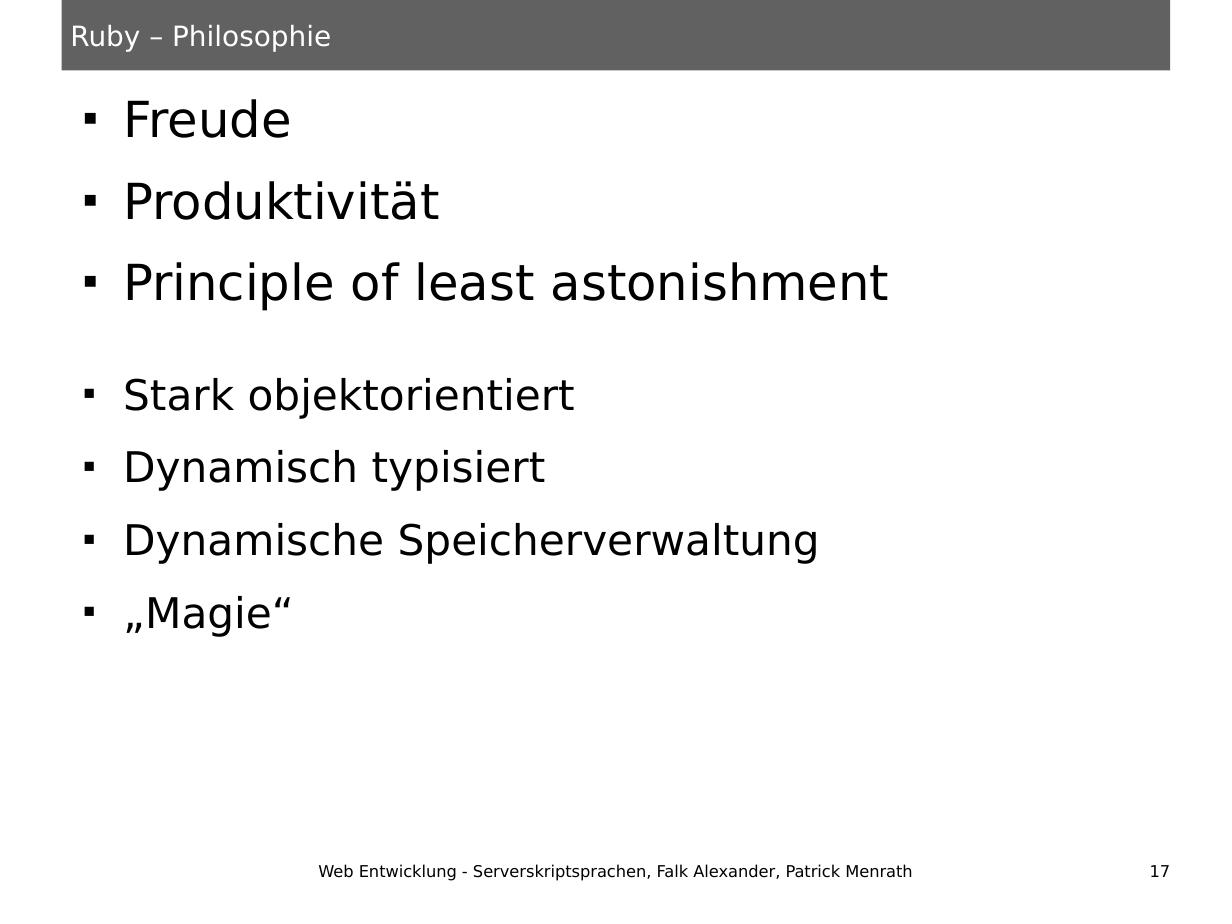
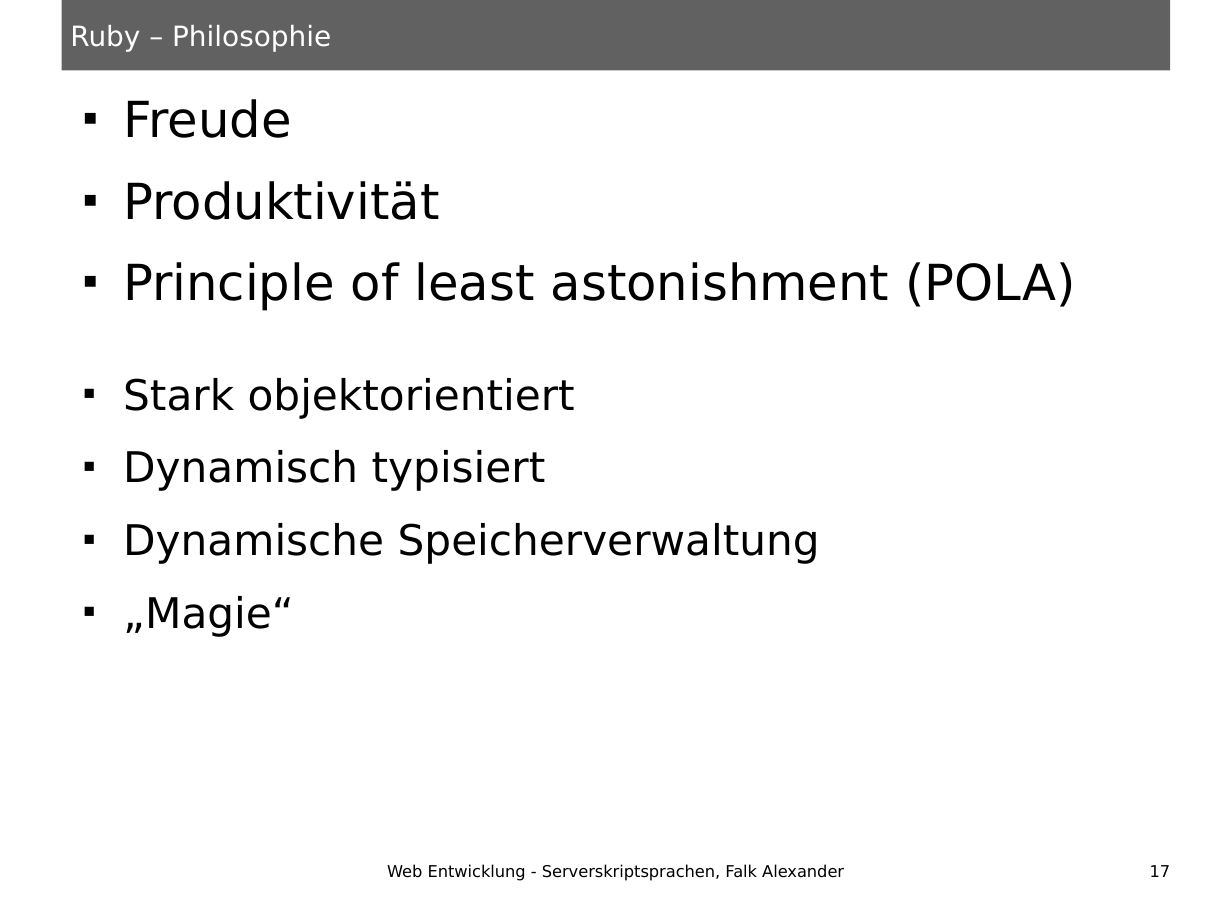
Before and after one commit to ungeziefer9488/HSA-SWS-SoSe13-Serverskriptsprachen, a slide deck: slide 17 of Vortrag.odp. Drawn at 1232x924 pixels with LibreOffice and Linux fonts; fonts in the diff are those of the drawing. Boxes give left, top, right and bottom in pixels: in the first picture for what was removed or moved away, otherwise in the second. Text is boxed around its words. In the diff, an @@ line names an element or a change of style, - is before the commit and + after.

```diff
--- a/Vortrag.odp
+++ b/Vortrag.odp
@@ text at <box>123,262,1076,311</box>: text changed @@
-■ Principle of least astonishment
+■ Principle of least astonishment (POLA)
@@ text at <box>387,864,844,881</box>: text changed @@
-Web Entwicklung - Serverskriptsprachen, Falk Alexander, Patrick Menrath
+Web Entwicklung - Serverskriptsprachen, Falk Alexander
```
Also in this commit, not shown: 21 other slides changed, 2 slides added.
